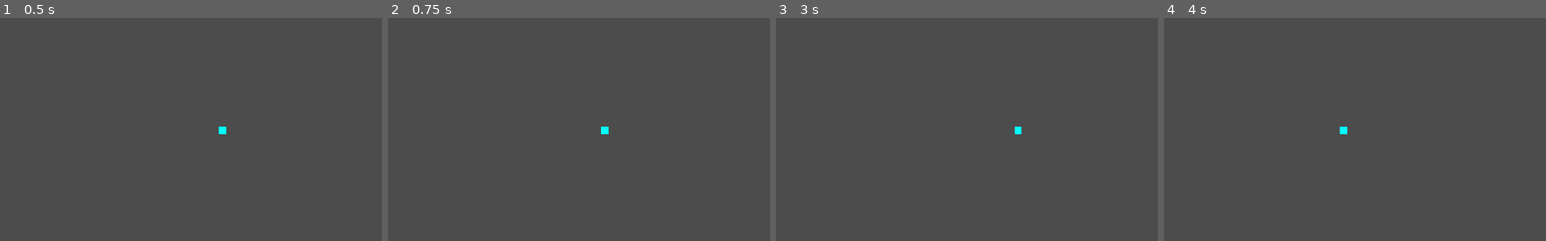
Above: before the commit, frames 1-4 (left to right).
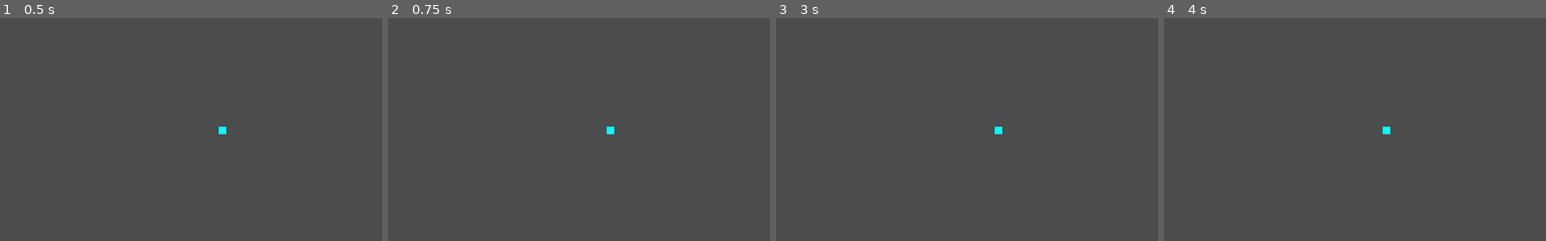
Above: after the commit, the same moments.

Repository: the-g-force/FamJam-November2020
Game: Godot game, scene res://src/TestLevel.tscn
Same seed, same stepped clock (60 frames per second), same inputs: the game is played once before the commit and once after it.
Inputs:
- Up to frame 1 (0.5 s): no input
- Up to frame 2 (0.75 s): click "Left" at 0.5 s
- Up to frame 3 (3 s): click "Shoot" at 1.25 s; click "Right" at 2 s; tap Enter at 2.75 s; hold Right (Right, bound only before the commit) from 2.78 s (still down); tap Space (Shoot, bound only before the commit) at 2.85 s
- Up to frame 4 (4 s): tap Space (Shoot, bound only before the commit) at 3.5, 3.6 s; release Right (Right, bound only before the commit) at 3.53 s; hold Left (Left, bound only before the commit) from 3.53 s (still down)
The pictures show only the part of the screen within x 20-70%, y 29-79%; the shares and areas given below are measured in that part.

Frame 1 is identical in both runs. In frame 2, 0.1% of the frame differs, in the area x 55-60%, y 48-53%; in frame 3, 0.1%; in frame 4, 0.1%, in the area x 46-60%, y 48-53%.

Commit message:
Add infrastructure to manage wave completion

Diff:
--- a/project/project.godot
+++ b/project/project.godot
@@ -8,9 +8,14 @@
 
 config_version=4
 
-_global_script_classes=[  ]
+_global_script_classes=[ {
+"base": "Area2D",
+"class": "Enemy",
+"language": "GDScript",
+"path": "res://src/Enemy.gd"
+} ]
 _global_script_class_icons={
-
+"Enemy": ""
 }
 
 [application]
@@ -23,24 +28,6 @@
 window/stretch/mode="2d"
 window/stretch/aspect="keep"
 
-[input]
-
-Left={
-"deadzone": 0.5,
-"events": [ Object(InputEventKey,"resource_local_to_scene":false,"resource_name":"","device":0,"alt":false,"shift":false,"control":false,"meta":false,"command":false,"pressed":false,"scancode":16777231,"unicode":0,"echo":false,"script":null)
- ]
-}
-Right={
-"deadzone": 0.5,
-"events": [ Object(InputEventKey,"resource_local_to_scene":false,"resource_name":"","device":0,"alt":false,"shift":false,"control":false,"meta":false,"command":false,"pressed":false,"scancode":16777233,"unicode":0,"echo":false,"script":null)
- ]
-}
-Shoot={
-"deadzone": 0.5,
-"events": [ Object(InputEventKey,"resource_local_to_scene":false,"resource_name":"","device":0,"alt":false,"shift":false,"control":false,"meta":false,"command":false,"pressed":false,"scancode":32,"unicode":0,"echo":false,"script":null)
- ]
-}
-
 [rendering]
 
 quality/driver/driver_name="GLES2"
--- a/project/src/Enemy.gd
+++ b/project/src/Enemy.gd
@@ -1,5 +1,12 @@
-extends KinematicBody2D
+class_name Enemy extends Area2D
 
+signal destroyed
 
 func _draw():
 	draw_circle(Vector2.ZERO, $CollisionShape2D.shape.radius, Color.lightblue)
+
+
+func _on_Enemy_area_entered(area):
+	get_parent().remove_child(self)
+	emit_signal("destroyed")
+	queue_free()
--- a/project/src/Enemy.tscn
+++ b/project/src/Enemy.tscn
@@ -4,11 +4,15 @@
 
 [sub_resource type="CircleShape2D" id=1]
 
-[node name="Enemy" type="KinematicBody2D"]
+[node name="Enemy" type="Area2D"]
 script = ExtResource( 1 )
+__meta__ = {
+"_edit_lock_": true
+}
 
 [node name="CollisionShape2D" type="CollisionShape2D" parent="."]
 shape = SubResource( 1 )
 __meta__ = {
 "_edit_lock_": true
 }
+[connection signal="area_entered" from="." to="." method="_on_Enemy_area_entered"]
--- a/project/src/Wave.gd
+++ b/project/src/Wave.gd
@@ -1,4 +1,6 @@
 extends Node2D
+
+signal completed
 
 export var SPEED := 100
 
@@ -9,9 +11,16 @@
 
 func _ready():
 	for spawn_point in _spawn_points.get_children():
-		var enemy := Enemy.instance()
+		var enemy : Enemy = Enemy.instance()
 		enemy.position = spawn_point.position
 		_enemies.add_child(enemy)
+		var _ignored := enemy.connect("destroyed", self, "_on_Enemy_destroyed", [], CONNECT_ONESHOT)
+
+
+func _on_Enemy_destroyed():
+	if _enemies.get_child_count() == 0:
+		print("All enemies in this wave are destroyed")
+		emit_signal("completed")
 
 
 # Move all the things downward.
